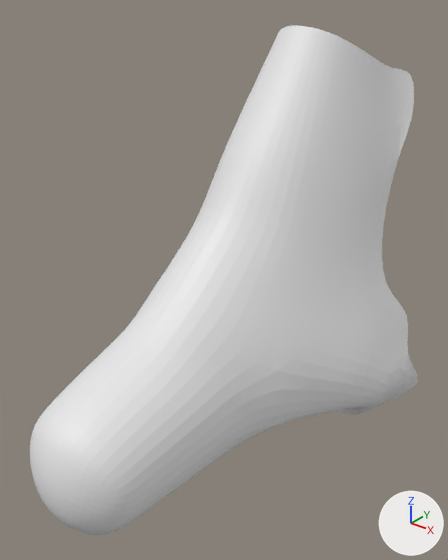
A saved change to the OBJ model Samples/FaceDetector/models/001.obj.
Before and after are seen from a 50 mm lens placed at (0.0446, -0.0791, 0.0084), pointed at (0.0014, -0.0251, -0.0251). Arrows for +X, +Y and +Z are at lower right; the lights stay in place. Where no turn or scale is listed for an object, it has been applied to the vertices.

The scene before the commit, as lines of its bpy script (objects in view):
```python
me_001 = bpy.data.meshes.new('001')
me_001.from_pydata(...)  # 3361 vertices, 3280 faces; spans x -0.0185..0.0199, y -0.0533..0.0039, z -0.0504..0.0033
ob_001 = bpy.data.objects.new('001', me_001)
ob_001.location = (0.0, 0.0, 0.0)
```
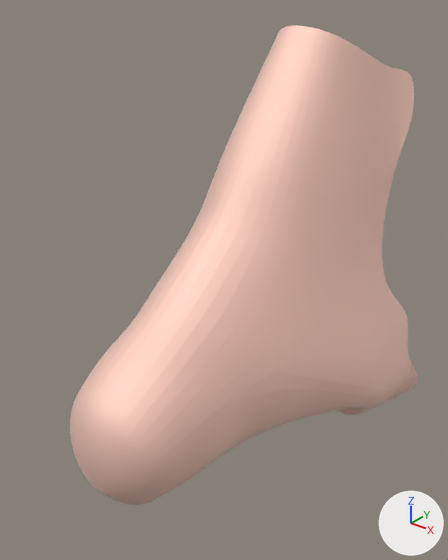
Boxes [x1, y1, x2, y2] around the edits, measured in the pictures (448 x 560 px; the box of a moved part takes in the faces that stretch with it):
'001', recoloured, reshaped (grey to beige, 10% narrower)
    before: [30, 25, 418, 535]
    after: [70, 25, 418, 505]
part 1 of me_001, moved or reshaped
    before: [30, 221, 263, 535]
    after: [70, 222, 263, 505]

What changed in the scene script:
```text
Add mat_material_1:
    mat_material_1 = principled_material('Material_1')
    mat_material_1.base_color = (0.99, 0.73, 0.643)  # beige #feded2
    mat_material_1.metallic = 1.0
    mat_material_1.roughness = 0.776
Change me_001:
    used by ob_001; location = (0.0, 0.0, 0.0)
    remove me_001.from_pydata(...)  # 3361 vertices, 3280 faces; spans x -0.0185..0.0199, y -0.0533..0.0039, z -0.0504..0.0033
    add me_001.from_pydata(...)  # 3361 vertices, 3280 faces; spans x -0.0185..0.0199, y -0.0479..0.0039, z -0.0504..0.0033
    me_001 part 1: 1307 of 3361 vertices moved; they spanned x -0.0088..0.0105, y -0.0533..-0.0259, z -0.0466..-0.0191 and now span x -0.0088..0.0105, y -0.0479..-0.0259, z -0.0466..-0.0192; mean shift (0.0, 0.0033, 0.0); largest move (0.0018, -0.0523, -0.0347) -> (0.0018, -0.0469, -0.0347)
    add me_001.materials.append(mat_material_1)  # beige #feded2
```
